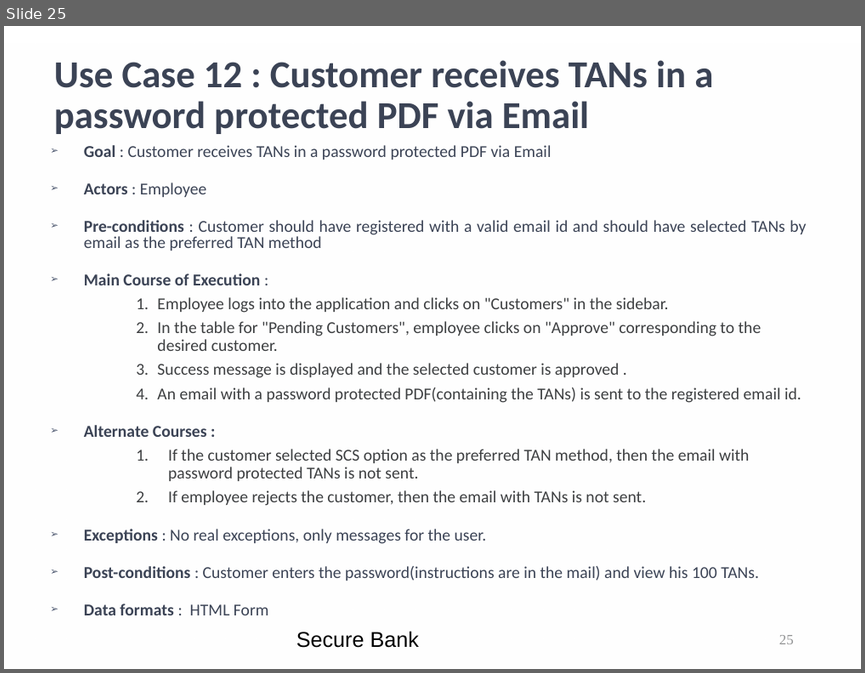
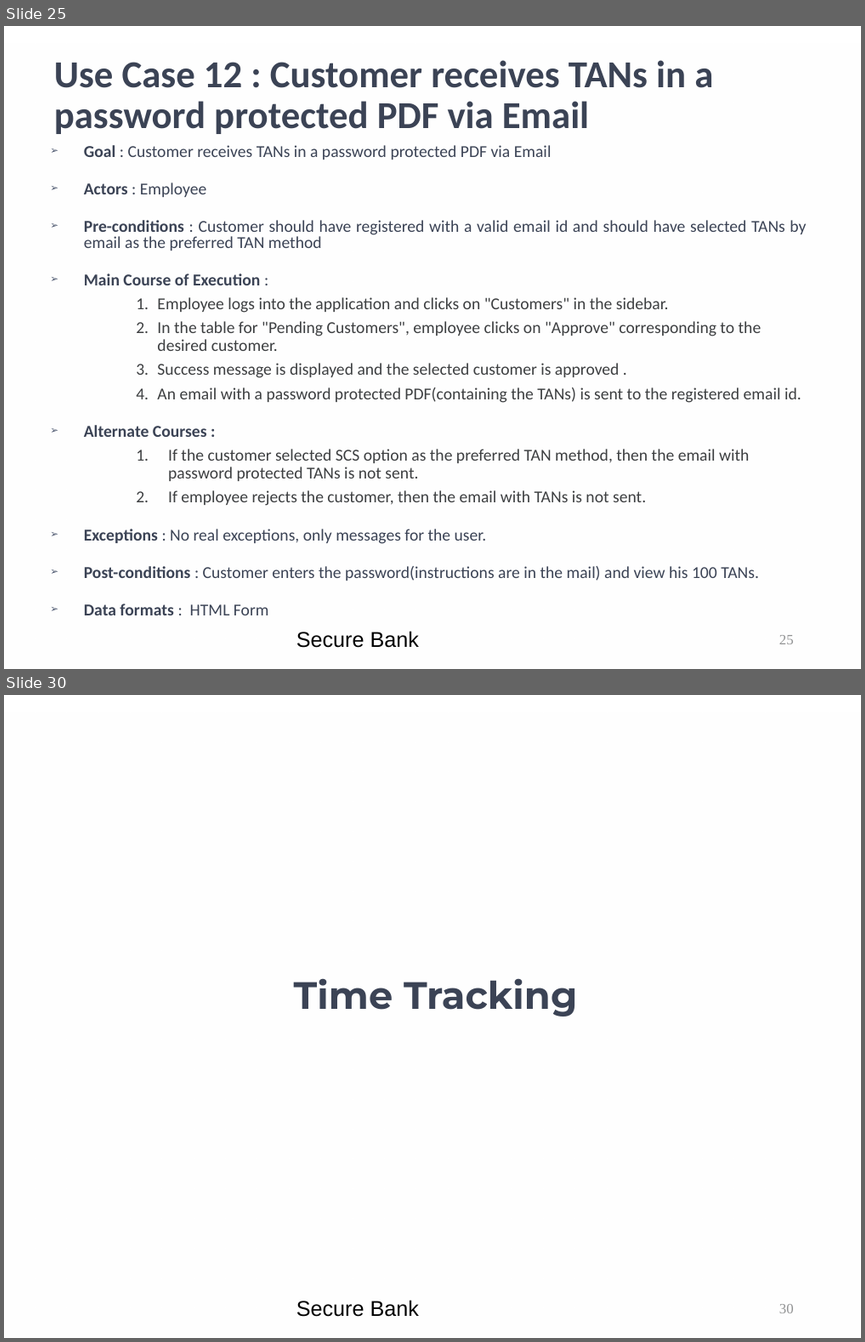
Before and after one commit to kwuerl/secure-coding-team-8, a slide deck: presentations/Phase3.ppt. Shown one above the other, each under a label of ours: slide 25 before the commit, slides 25 and 30 after it; the slides between them are not shown. The pictures are 865x673 and 865x1342 pixels, drawn with LibreOffice and Linux fonts; fonts in the diff are those of the drawing; background and template pictures are left out. Boxes give left, top, right and bottom in pixels: in the first picture for what was removed or moved away, otherwise in the second. Text is boxed around its words. In the diff, an @@ line names an element or a change of style, - is before the commit and + after.

```diff
--- a/presentations/Phase3.ppt
+++ b/presentations/Phase3.ppt
@@ slide 30 added at (x1=4, y1=695, x2=861, y2=1338), background picture (left out); not listed: 1 template element that a slide beside it also shows @@
@@ title added at (x1=294, y1=978, x2=577, y2=1016), 32 pt, text #3B4355, bold @@
+Time Tracking
@@ text added at (x1=296, y1=1299, x2=419, y2=1316), 18 pt, text #000000 @@
+Secure Bank
@@ page number added at (x1=779, y1=1304, x2=794, y2=1313), 12 pt, text #919293 @@
+30
```
Also in this commit, not shown: 10 slides changed, 7 other slides added.
